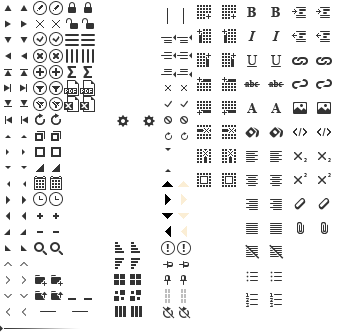
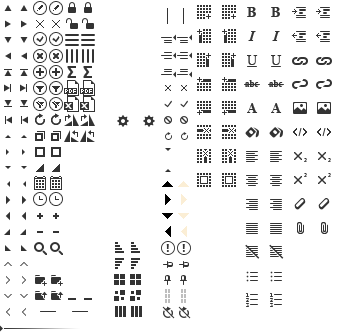
Layers edited between the first and the second 340×336 image:
added group "Rotate" with 4 layers above "Export" over [64, 114, 95, 142]
added layer "Rotate CCW hover" in group "Rotate" over [80, 130, 95, 142]
added layer "Rotate CCW" in group "Rotate" over [64, 130, 79, 142]
added layer "Rotate CW hover" in group "Rotate" over [80, 114, 95, 126]
added layer "Rotate CW" in group "Rotate" over [64, 114, 79, 126]
